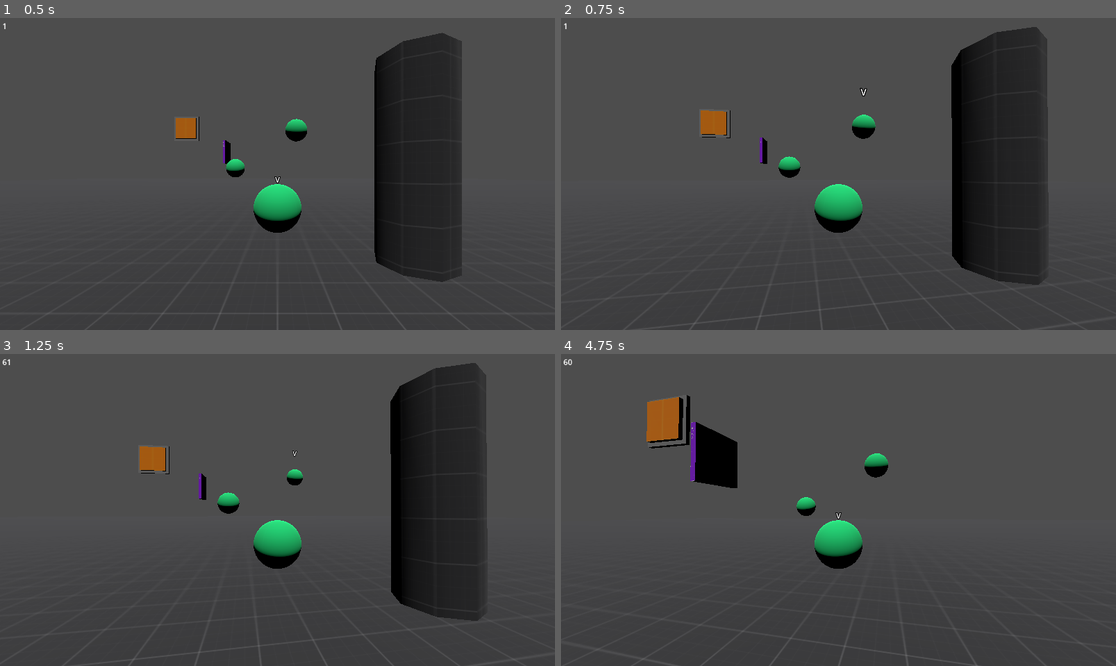
Above: before the commit, frames 1-4 (two rows, left to right).
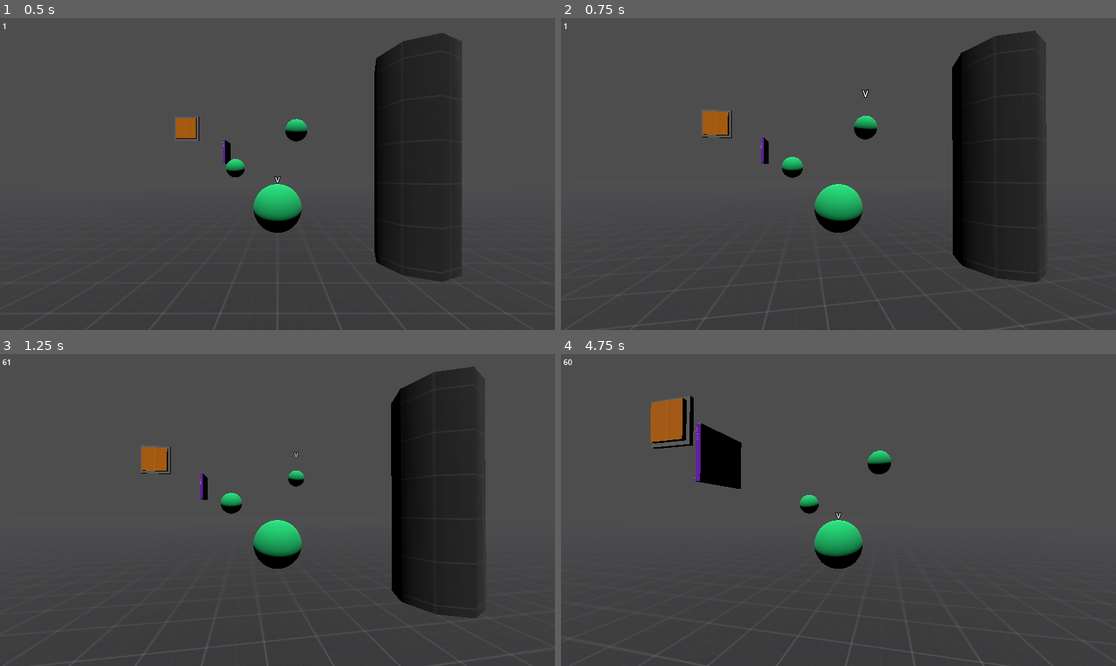
Above: after the commit, the same moments.

Repository: Norodix/Hydradynamic
Game: Godot game, scene res://world.tscn
Two runs of this game, one before a commit and one after it. Both use one fixed random seed, a clock stepped at 60 frames per second and the inputs below.
Inputs (mouse positions are in pixels of both pictures, inside the frame that each line leads up to):
- Up to frame 1 (0.5 s): no input
- Up to frame 2 (0.75 s): tap Enter (ui_accept) at 0.5 s; move the mouse to (866, 174) at 0.52 s; hold W (Forward) from 0.53 s (still down); tap Space (control_next) at 0.6 s
- Up to frame 3 (1.25 s): keep holding W (Forward); tap Enter (ui_accept) at 0.77 s
- Up to frame 4 (4.75 s): keep holding W (Forward); move the mouse to (810, 510) at 1.27 s; tap Space (control_next) every 0.75 s from 1.35 to 4.35 s; tap Enter (ui_accept) at 1.52, 3.02, 3.77, 4.52 s; move the mouse to (849, 503) at 2.02 s; move the mouse to (832, 516) at 2.77 s; move the mouse to (877, 513) at 3.52 s; move the mouse to (794, 506) at 4.27 s

Frame 1 is identical in both runs. In frame 2, 0.9% of the frame differs, in the area x 13-93%, y 2-100%; in frame 3, 0.8%; in frame 4, 1.4%, in the area x 6-94%, y 13-100%.

Commit message:
Add option to move on world axis

Diff:
--- a/hydra.gd
+++ b/hydra.gd
@@ -13,6 +13,7 @@
 const head_damping = 5
 
 const head_max_distance = 3
+const aa_basis = true # Axis alligned basis
 
 @onready var headscene = preload("res://hydra_head.tscn")
 @onready var neck_root = $NeckPoint
@@ -100,7 +101,7 @@
 #		velocity.y = JUMP_VELOCITY
 
 	var input_dir = Input.get_vector("Left", "Right", "Forward", "Backward")
-	var direction = (cam.global_transform.basis * Vector3(input_dir.x, 0, input_dir.y)).normalized()
+	var direction = (get_cam_basis() * Vector3(input_dir.x, 0, input_dir.y)).normalized()
 	if direction:
 		velocity.x = direction.x * SPEED
 		velocity.z = direction.z * SPEED
@@ -117,6 +118,21 @@
 	var updw = Input.get_axis("Down", "Up")
 	var inputDir = Vector3(ltrt, updw, fwbw).limit_length(1.0)
 
-	head.apply_central_force(cam.global_transform.basis * inputDir * head_force_multiplier)
+	head.apply_central_force(get_cam_basis() * inputDir * head_force_multiplier)
 	head.linear_damp = head_damping
 	return
+
+
+# Get the desired basis
+# if aa_basis is true then the basis will only use the cameras y rotation
+func get_cam_basis() -> Basis:
+	if aa_basis:
+		# X vector of cam is assumed to be horizontal
+		var x = cam.global_transform.basis.x.normalized()
+		var y = Vector3.UP
+		var cam_z = cam.global_transform.basis.z
+		cam_z.y = 0
+		var z = cam_z.normalized()
+		return Basis(x, y, z)
+	else:
+		return cam.global_transform.basis
--- a/project.godot
+++ b/project.godot
@@ -21,7 +21,7 @@
 
 [editor_plugins]
 
-enabled=PackedStringArray("res://addons/third-person-camera/plugin.cfg", "res://addons/control_camera3d/plugin.cfg")
+enabled=PackedStringArray()
 
 [input]
 
